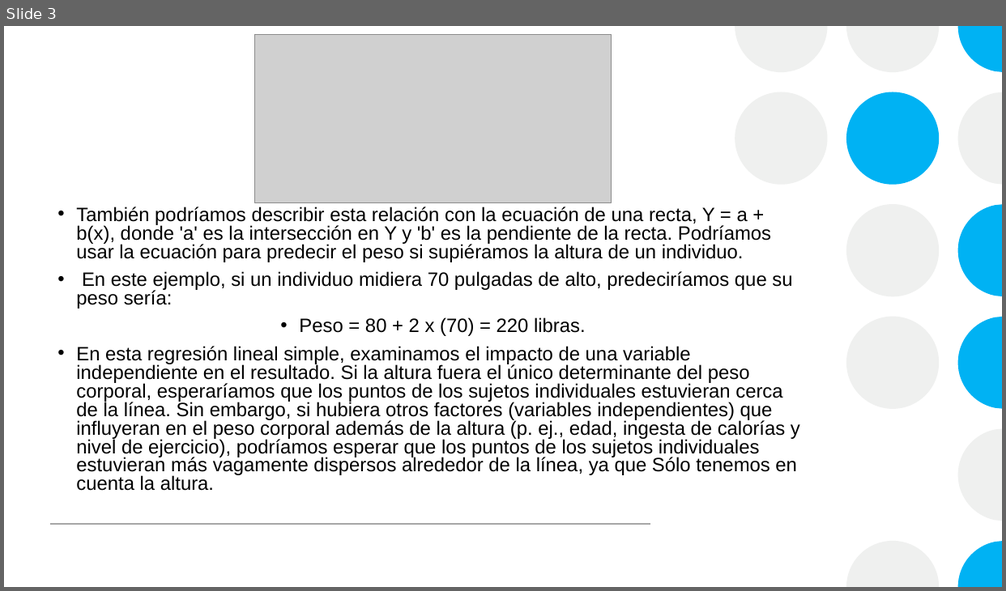
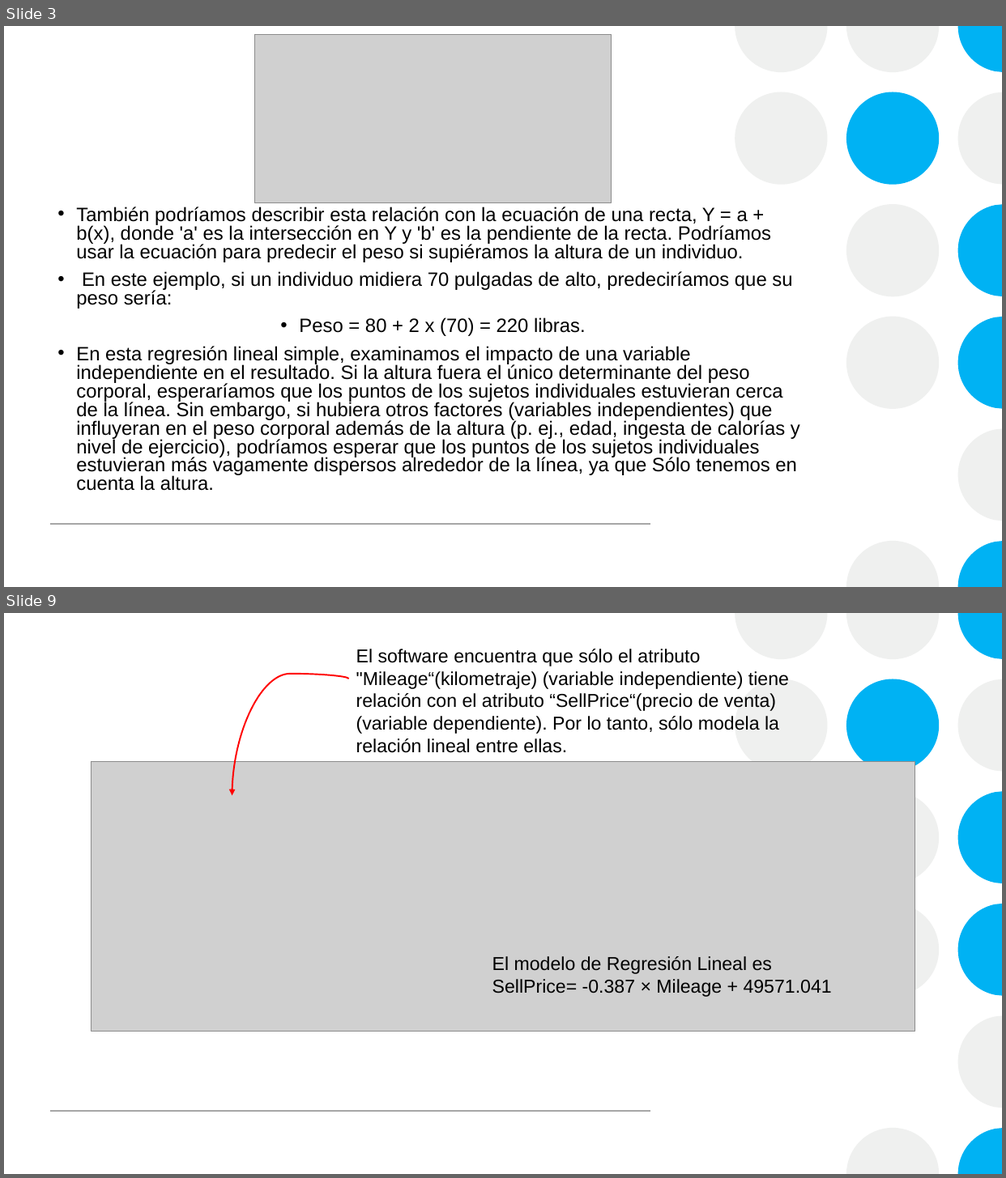
Before and after one commit to SARELAAA/RegresionLineal_ppt, a slide deck: Regresion Lineal .pptx. Shown one above the other, each under a label of ours: slide 3 before the commit, slides 3 and 9 after it; the slides between them are not shown. The pictures are 1006x591 and 1006x1178 pixels, drawn with LibreOffice and Linux fonts; fonts in the diff are those of the drawing; grey boxes stand for pictures. Boxes give left, top, right and bottom in pixels: in the first picture for what was removed or moved away, otherwise in the second. Text is boxed around its words. In the diff, an @@ line names an element or a change of style, - is before the commit and + after.

```diff
--- a/Regresion Lineal .pptx
+++ b/Regresion Lineal .pptx
@@ slide 9 added at (4,613,1002,1174), background #FFFFFF; not listed: 14 template elements that a slide beside it also shows @@
@@ text added at (356,649,789,753), 18 pt, text #000000 @@
+El software encuentra que sólo el atributo "Mileage“(kilometraje) (variable independiente) tiene relación con el atributo “SellPrice“(precio de venta) (variable dependiente). Por lo tanto, sólo modela la relación lineal entre ellas.
@@ curved arrow added from (349, 679) to (232, 796), #FF0000 1.5 pt @@
@@ picture added at (91,761,915,1031) @@
@@ text added at (492,956,832,997), 18 pt, text #000000 @@
+El modelo de Regresión Lineal es
+SellPrice= -0.387 × Mileage + 49571.041
```
Also in this commit, not shown: 6 other slides added.
